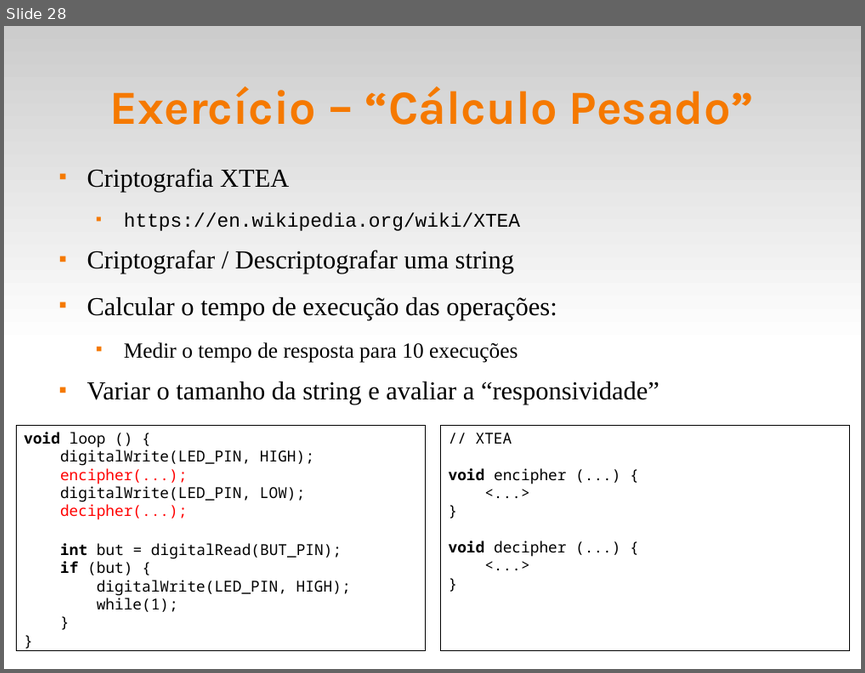
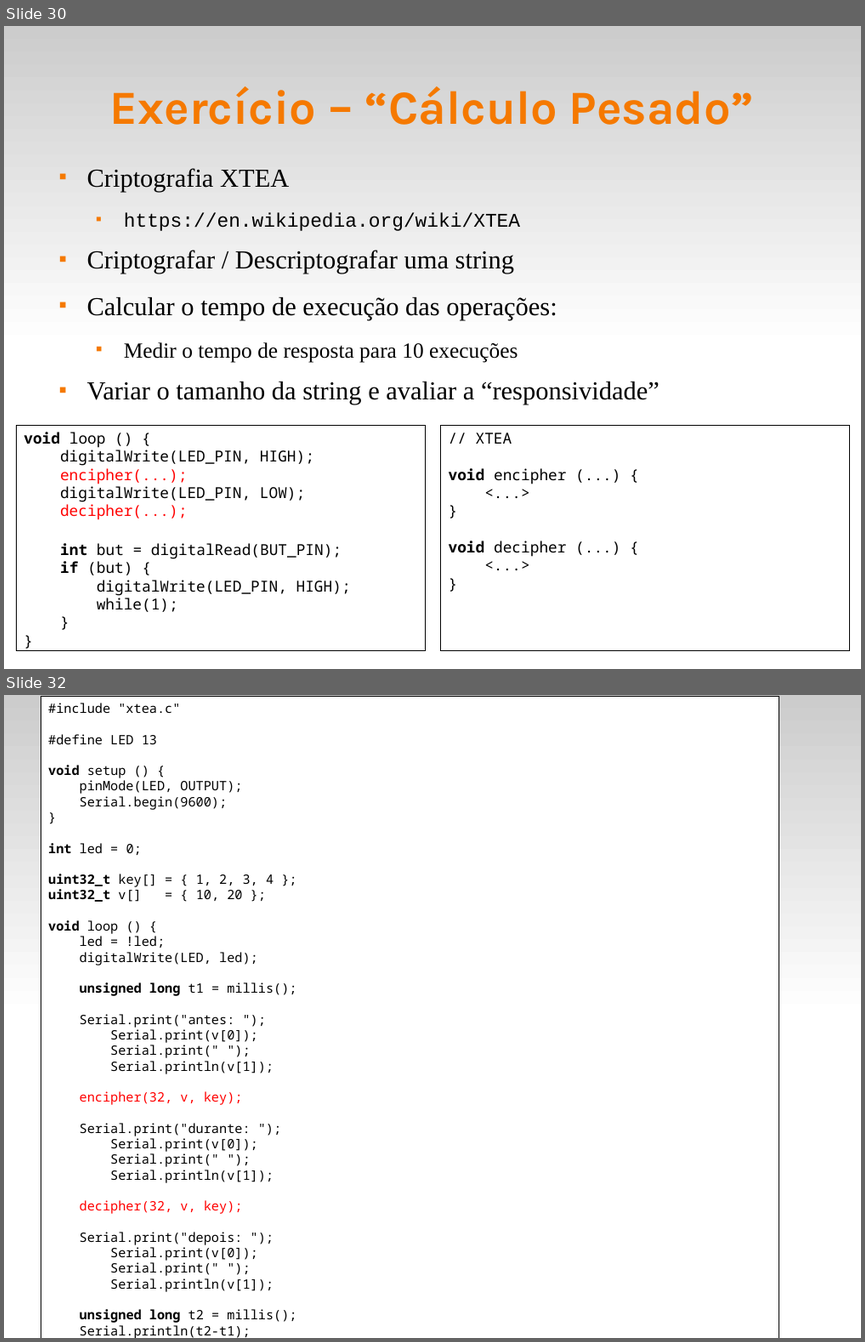
Before and after one commit to fsantanna-uerj/reativos, a slide deck: slides/03_modelos.odp. Shown one above the other, each under a label of ours: slide 28 before the commit, slides 30 and 32 after it; the slides between them are not shown. The pictures are 865x673 and 865x1342 pixels, drawn with LibreOffice and Linux fonts; fonts in the diff are those of the drawing. Boxes give left, top, right and bottom in pixels: in the first picture for what was removed or moved away, otherwise in the second. Text is boxed around its words. In the diff, an @@ line names an element or a change of style, - is before the commit and + after.

```diff
--- a/slides/03_modelos.odp
+++ b/slides/03_modelos.odp
@@ slide 32 added at (4,695,861,1338), background #FFFFFF; not listed: 1 template element that a slide beside it also shows @@
@@ rectangle added at (41,697,779,1338), fill #FFFFFF, outline #000000 0 pt, 12 pt, text #000000 @@
+#include "xtea.c"
+#define LED 13
+void setup () {
+pinMode(LED, OUTPUT);
+Serial.begin(9600);
+}
+int led = 0;
+uint32_t key[] = { 1, 2, 3, 4 };
+uint32_t v[] = { 10, 20 };
+void loop () {
+led = !led;
+digitalWrite(LED, led);
+unsigned long t1 = millis();
+Serial.print("antes: ");
+Serial.print(v[0]);
+Serial.print(" ");
+Serial.println(v[1]);
+encipher(32, v, key);
+Serial.print("durante: ");
+Serial.print(v[0]);
+Serial.print(" ");
+Serial.println(v[1]);
+decipher(32, v, key);
+Serial.print("depois: ");
+Serial.print(v[0]);
+Serial.print(" ");
+Serial.println(v[1]);
+unsigned long t2 = millis();
+Serial.println(t2-t1);
+}
@@ what was slide 28 is now slide 30 @@
```
Also in this commit, not shown: 15 slides changed, 8 other slides added, 1 slide removed, 5 other files.
